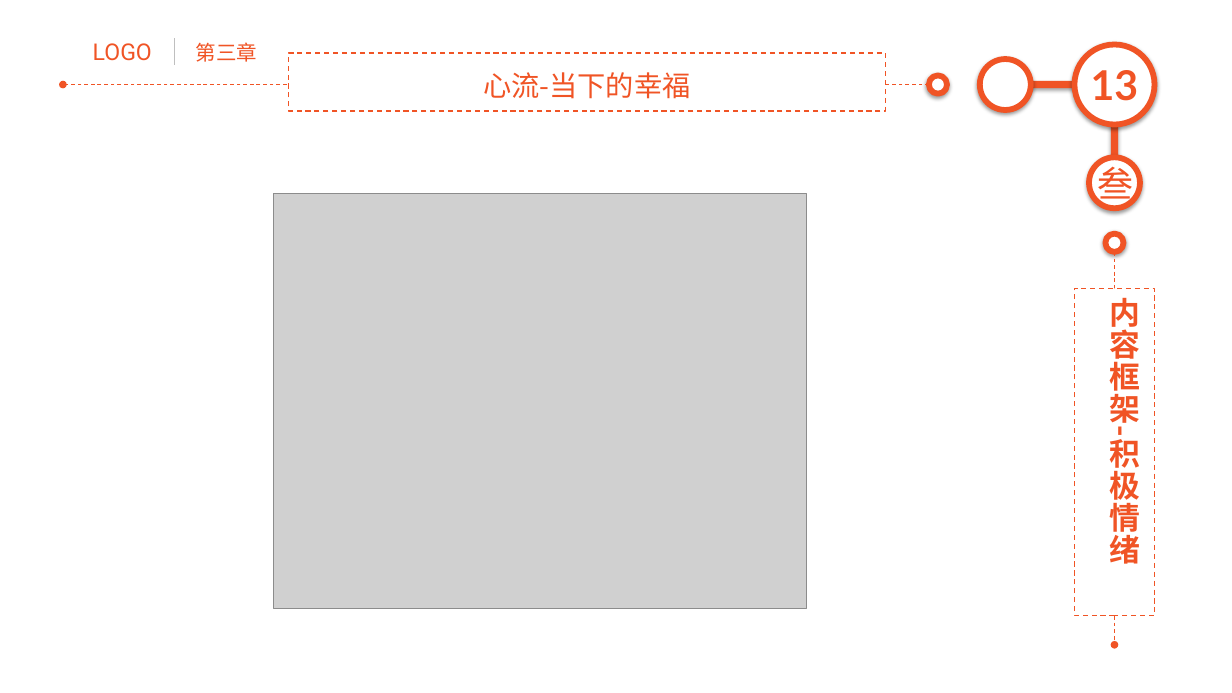
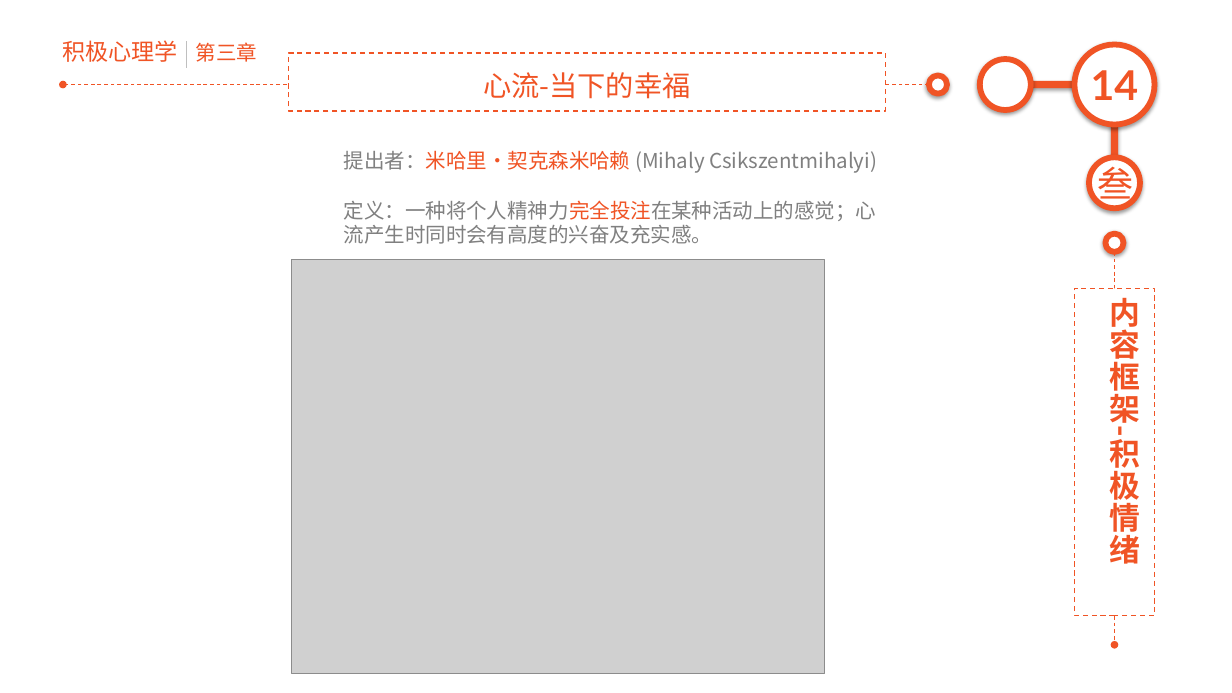
Before and after one commit to junstudys/positive-psychology, a slide deck: slide 14 of 积极心理学探索.pptx (slide 13 before the commit). Drawn at 1232x693 pixels with LibreOffice and Linux fonts; fonts in the diff are those of the drawing; grey boxes stand for pictures. Boxes give left, top, right and bottom in pixels: in the first picture for what was removed or moved away, otherwise in the second. Text is boxed around its words. In the diff, an @@ line names an element or a change of style, - is before the commit and + after.

```diff
--- a/积极心理学探索.pptx
+++ b/积极心理学探索.pptx
@@ text added at (x1=62, y1=40, x2=178, y2=62), 18 pt, text #F05425 @@
+积极心理学
@@ text removed at (x1=93, y1=43, x2=152, y2=61) @@
-LOGO
@@ line moved from (175, 38) - (175, 65) to (187, 42) - (187, 67) @@
@@ page number at (x1=1091, y1=70, x2=1139, y2=100): text changed @@
-13
+14
@@ text added at (x1=344, y1=150, x2=877, y2=244), 16 pt, text #808080 @@
+  提出者：米哈里·契克森米哈赖 (Mihaly Csikszentmihalyi)
+  定义：一种将个人精神力完全投注在某种活动上的感觉；心流产生时同时会有高度的兴奋及充实感。
@@ picture moved from (x1=274, y1=194, x2=806, y2=609) to (x1=292, y1=260, x2=824, y2=675) @@
```
Also in this commit, not shown: 19 other slides changed, 2 slides added, 28 other files.
